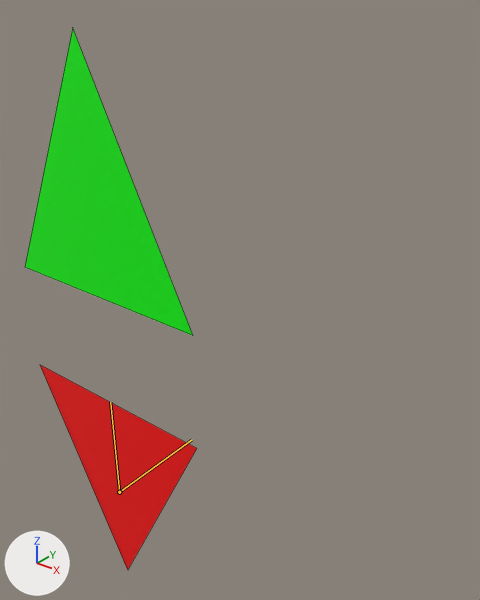
One commit to the glTF model impeller/fixtures/two_triangles.glb: the scene before it, then after it.
Camera for both pictures: a 50 mm camera at (3.86, -3.04, 4.3) aimed at (1.04, 0.48, 2.11). The axes (+X, +Y, +Z) are drawn at lower left. The lights are the same throughout. The picture after the commit comes second. The bones that bend it are drawn over the model as lines. Mesh edges are drawn as thin lines.

In view in the first picture: 'Triangles'.
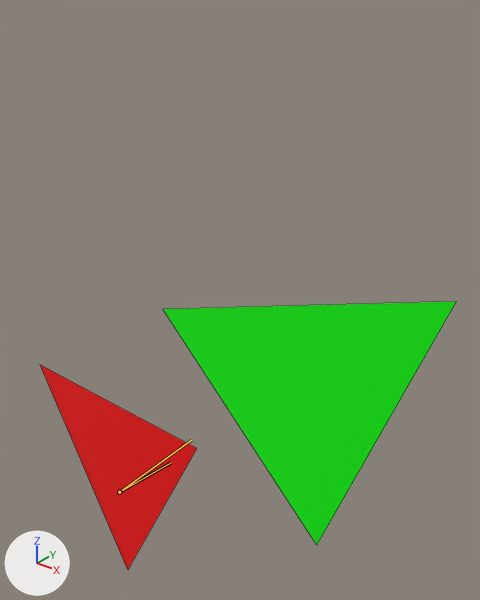
The newer file adds an action. The first version stands in its rest pose; the second is drawn at frame 20 of the action 'Metronome'.

Pixel boxes [x1, y1, x2, y2] of what changed, in the pictures (480 x 600 px):
'Triangles', posed (142% wider, 50% shorter)
    before: [25, 28, 197, 570]
    after: [40, 301, 457, 570]
bone 'Top', root to tip
    before: (119, 492) to (110, 402)
    after: (119, 492) to (171, 462)

The edits, one by one:
Bone 'Top' (bone_top) turns from (0, 0, 0) to (0, 0, -45) degrees about its own x, y and z.
